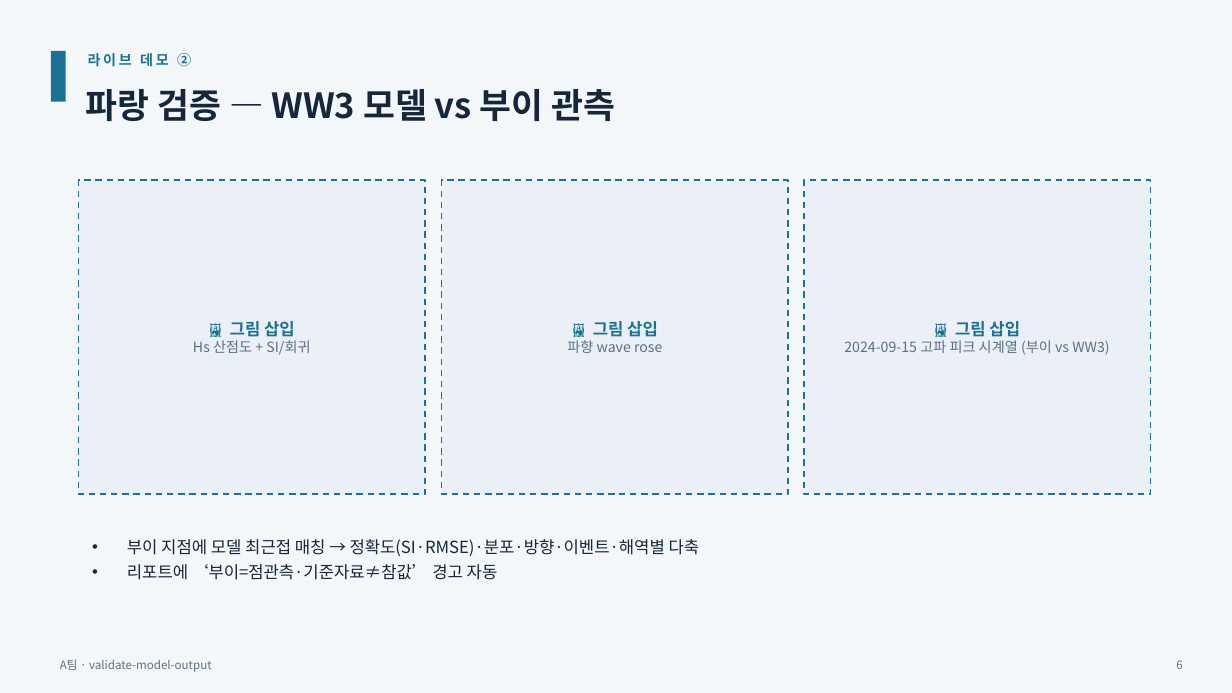
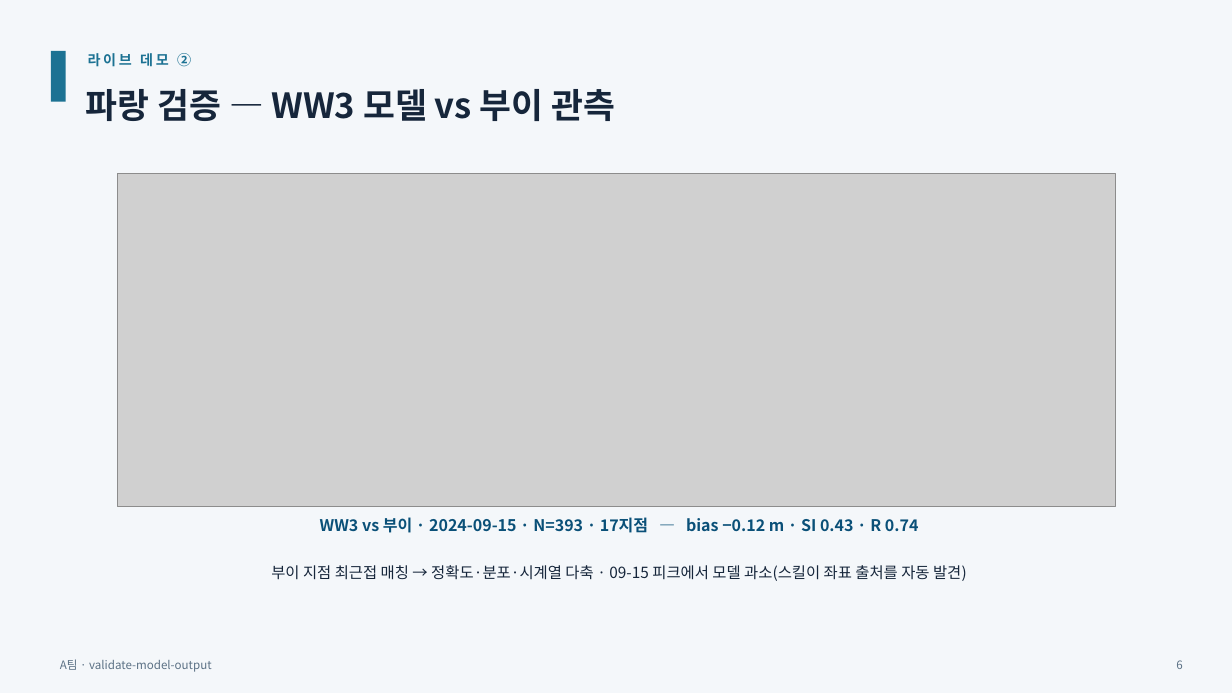
Before and after one commit to choibumku00/geosr_hackathon, a slide deck: slide 6 of project/presentation/teamA_pitch_5min.pptx. Drawn at 1232x693 pixels with LibreOffice and Linux fonts; fonts in the diff are those of the drawing; grey boxes stand for pictures. Boxes give left, top, right and bottom in pixels: in the first picture for what was removed or moved away, otherwise in the second. Text is boxed around its words. In the diff, an @@ line names an element or a change of style, - is before the commit and + after.

```diff
--- a/project/presentation/teamA_pitch_5min.pptx
+++ b/project/presentation/teamA_pitch_5min.pptx
@@ picture added at (x1=117, y1=174, x2=1116, y2=506) @@
@@ rectangle removed at (x1=79, y1=180, x2=425, y2=494) @@
@@ rectangle removed at (x1=442, y1=180, x2=788, y2=494) @@
@@ rectangle removed at (x1=804, y1=180, x2=1151, y2=494) @@
@@ text removed at (x1=193, y1=321, x2=310, y2=355) @@
-🖼 그림 삽입
-Hs 산점도 + SI/회귀
@@ text removed at (x1=567, y1=321, x2=662, y2=353) @@
-🖼 그림 삽입
-파향 wave rose
@@ text removed at (x1=844, y1=321, x2=1109, y2=355) @@
-🖼 그림 삽입
-2024-09-15 고파 피크 시계열 (부이 vs WW3)
@@ text added at (x1=320, y1=517, x2=919, y2=533), 12.5 pt, text #0A5078, bold @@
+WW3 vs 부이 · 2024-09-15 · N=393 · 17지점 — bias −0.12 m · SI 0.43 · R 0.74
@@ text at (x1=271, y1=565, x2=967, y2=581): text changed; size 13 to 12 pt @@
-• 부이 지점에 모델 최근접 매칭 → 정확도(SI·RMSE)·분포·방향·이벤트·해역별 다축
-• 리포트에 ‘부이=점관측·기준자료≠참값’ 경고 자동
+부이 지점 최근접 매칭 → 정확도·분포·시계열 다축 · 09-15 피크에서 모델 과소(스킬이 좌표 출처를 자동 발견)
```
Also in this commit, not shown: 1 other slide changed, 6 other files.
